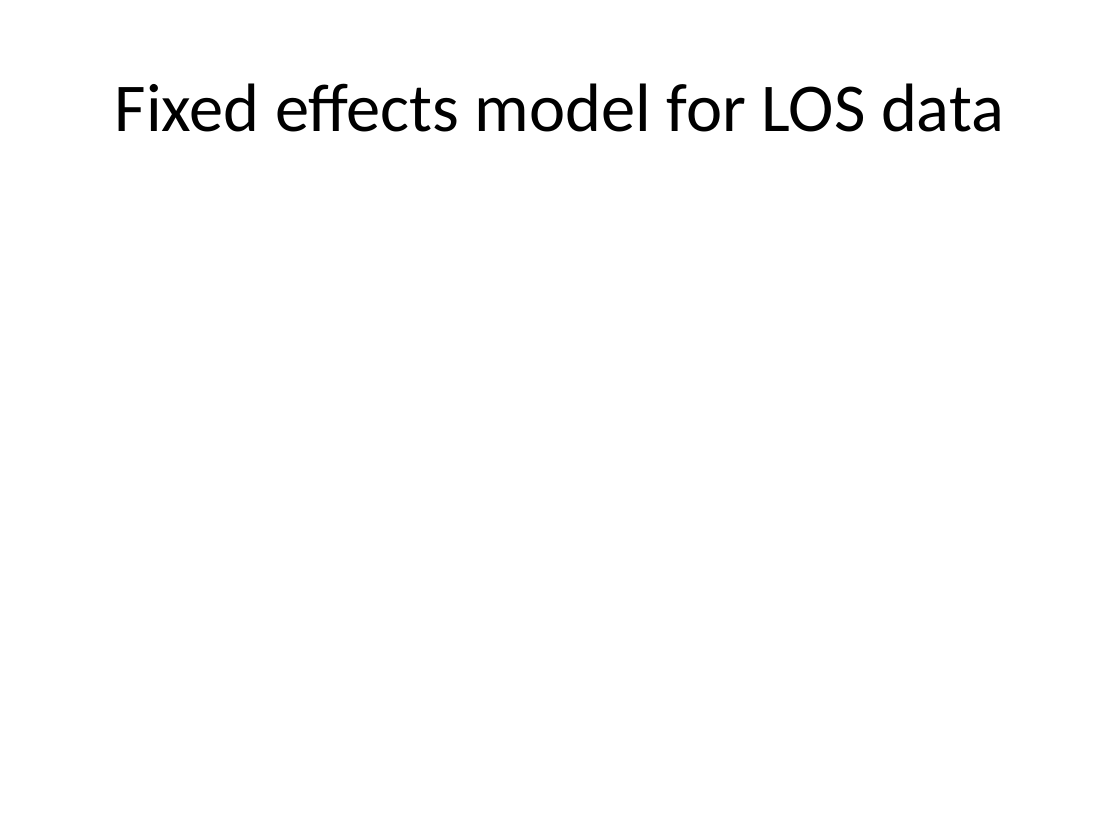
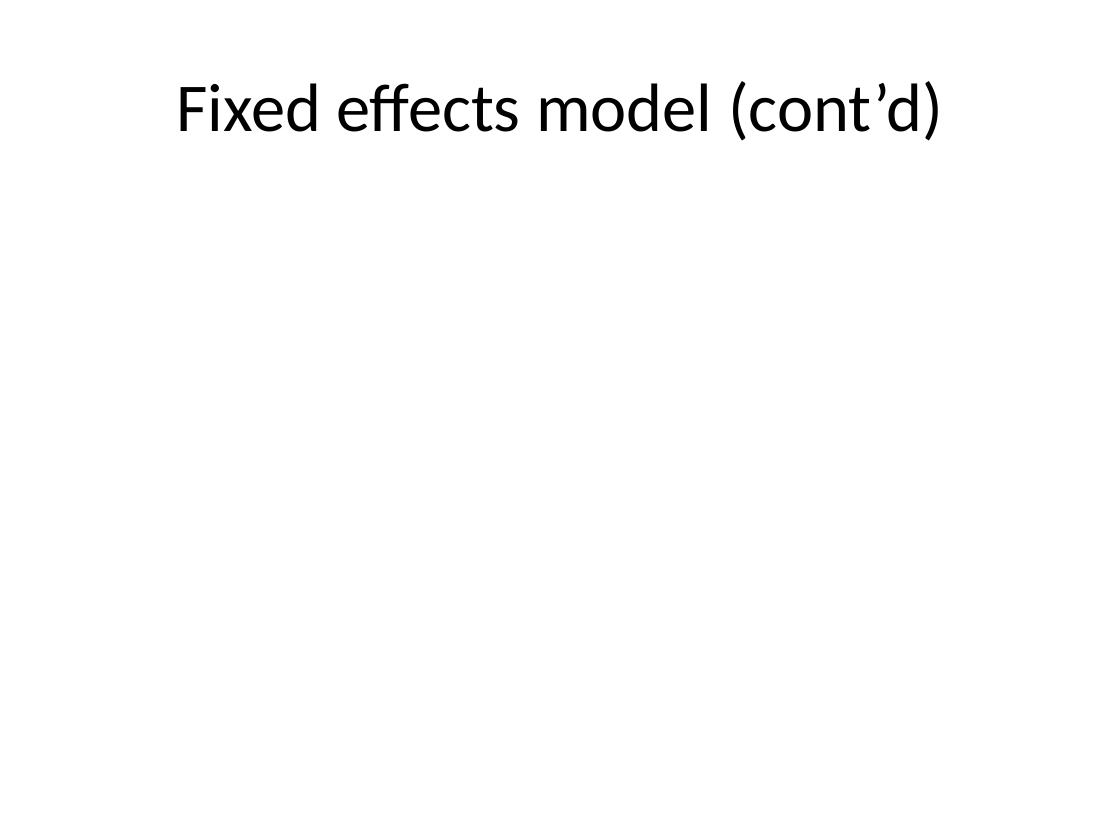
Before and after one commit to pmean/introduction-meta-analysis, a slide deck: slide 37 of src/intro.pptx (slide 39 before the commit). Drawn at 1120x840 pixels with LibreOffice and Linux fonts; fonts in the diff are those of the drawing. Boxes give left, top, right and bottom in pixels: in the first picture for what was removed or moved away, otherwise in the second. Text is boxed around its words. In the diff, an @@ line names an element or a change of style, - is before the commit and + after.

```diff
--- a/src/intro.pptx
+++ b/src/intro.pptx
@@ title at box(176, 81, 943, 141): text changed @@
-Fixed effects model for LOS data
+Fixed effects model (cont’d)
```
Also in this commit, not shown: 6 other slides changed, 14 slides added, 2 slides removed, 8 other files.
